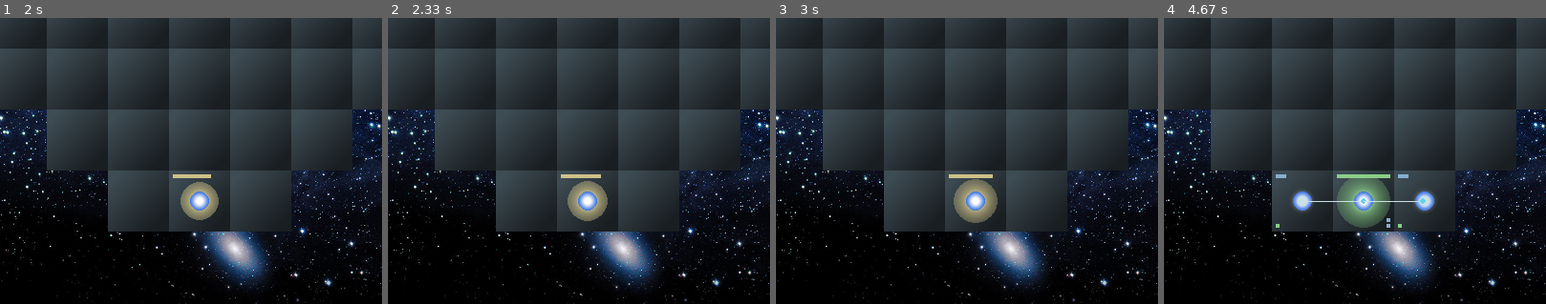
Above: before the commit, frames 1-4 (left to right).
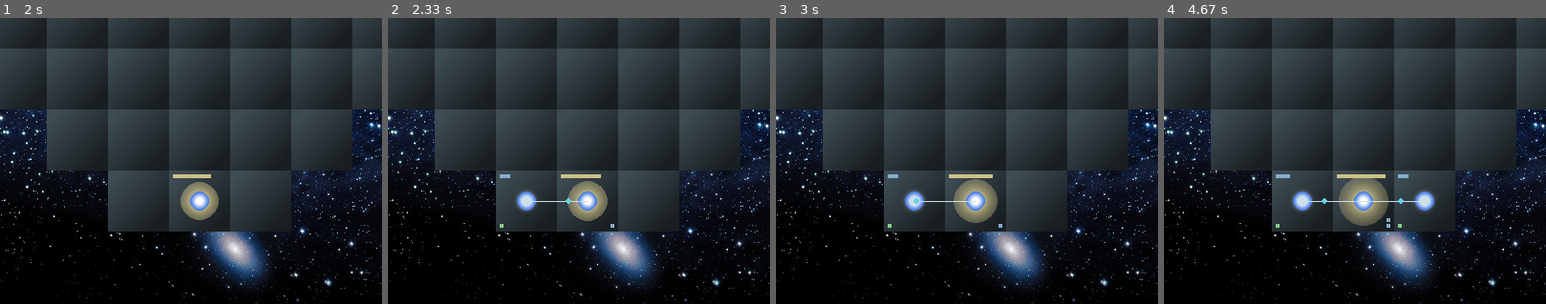
Above: after the commit, the same moments.

Repository: five-elephants/a_game
Game: pygame game, started from a_game.py
Two runs of this game, one before a commit and one after it. Both use one fixed random seed, a clock stepped at 60 frames per second and the inputs below. The source is Python 2; it was converted automatically to run under Python 3.
Inputs (mouse positions are % of the whole screen's width and height, from its top left):
- Up to frame 1 (2 s): click (50, 50) at 0.38 s
- Up to frame 2 (2.33 s): no input
- Up to frame 3 (3 s): no input
- Up to frame 4 (4.67 s): no input
The pictures show only the part of the screen within x 24-74%, y 50-100%; the shares and areas given below are measured in that part.

Frame 1 is identical in both runs. In frame 2, 0.4% of the frame differs, in the area x 29-60%, y 54-74%; in frame 3, 0.4%; in frame 4, 1.5%, in the area x 32-69%, y 54-74%.

Commit message:
Bugfixes, actions per second limit for ai

Diff:
--- a/a_game.py
+++ b/a_game.py
@@ -149,7 +149,7 @@
           grid.update(dt)
 
         for agent in self.agents:
-          agent.work()
+          agent.work(dt)
 
         self.map.draw(self.screen)
         for grid in self.grids:
--- a/agent.py
+++ b/agent.py
@@ -3,6 +3,7 @@
   def __init__(self, map, grid):
     self.map = map
     self.grid = grid
+    self.aps_limit = 0.5
 
   def work(self):
     pass
--- a/grid.py
+++ b/grid.py
@@ -219,6 +219,9 @@
     self.last_sel = None
 
   def grow(self, ij, connect_in):
+    if not self.points.has_key(connect_in):
+      return
+
     pt = Point(rules.rules.new_point_val, self.player, self.map.ij2xy_c(ij))
 
     con = Connection(
@@ -244,6 +247,9 @@
     print "adding connection at %d,%d" % (connect_in[0], connect_in[1])
 
   def connect(self, ij_in, ij_out):
+    if not self.points.has_key(ij_in) or not self.points.has_key(ij_out):
+      return
+
     con = Connection(
         self.player,
         self.map.ij2xy_c(ij_in),
@@ -348,10 +354,16 @@
 
   def select_point(self, ij):
     if self.last_sel != None:
-      self.points[self.last_sel].selected = False
+      if self.points.has_key(self.last_sel):
+        self.points[self.last_sel].selected = False
+      else:
+        self.last_sel = None
     self.points[ij].selected = True
     self.last_sel = ij
 
   def unselect_point(self):
     if self.last_sel != None:
-      self.points[self.last_sel].selected = False
+      if self.points.has_key(self.last_sel):
+        self.points[self.last_sel].selected = False
+      else:
+        self.last_sel = None
--- a/test_agent.py
+++ b/test_agent.py
@@ -6,16 +6,25 @@
   def __init__(self, map, grid):
     Agent.__init__(self, map, grid)
 
-    self.expand_thresh = 0.9
+    self.expand_thresh = 0.6
     self.outbound_per_point = 2
     self.attack_advantage = 6
     self.attacker_outbound = 0
+    self.force_attack = False
+    self.timer = 0.0
 
-  def work(self):
-    if self.grid.num_points() - self.grid.num_enemy_points() > self.attack_advantage:
-      self.attack()
-    else:
-      self.expand()
+  def work(self, dt):
+    self.timer += dt
+
+    if self.timer > (1.0/self.aps_limit):
+      if( self.force_attack
+         or self.grid.num_points() - self.grid.num_enemy_points() > self.attack_advantage):
+        count_action = self.attack()
+      else:
+        count_action = self.expand()
+
+      if count_action:
+        self.timer = 0.0
 
   def expand(self):
     acts = []
@@ -29,6 +38,8 @@
 
     for a in acts:
       self.grid.grow(a[0], a[1])
+
+    return len(acts) > 0
 
   def find_expansion_pos(self, ij):
     free = list(self.map.fields_without_owner())
@@ -47,6 +58,9 @@
         target,his_grid = self.find_target(ij)
         if target != None:
           self.grid.attack(ij, target, his_grid)
+          return True
+
+    return False
 
   def find_target(self, ij):
     enemies = []
